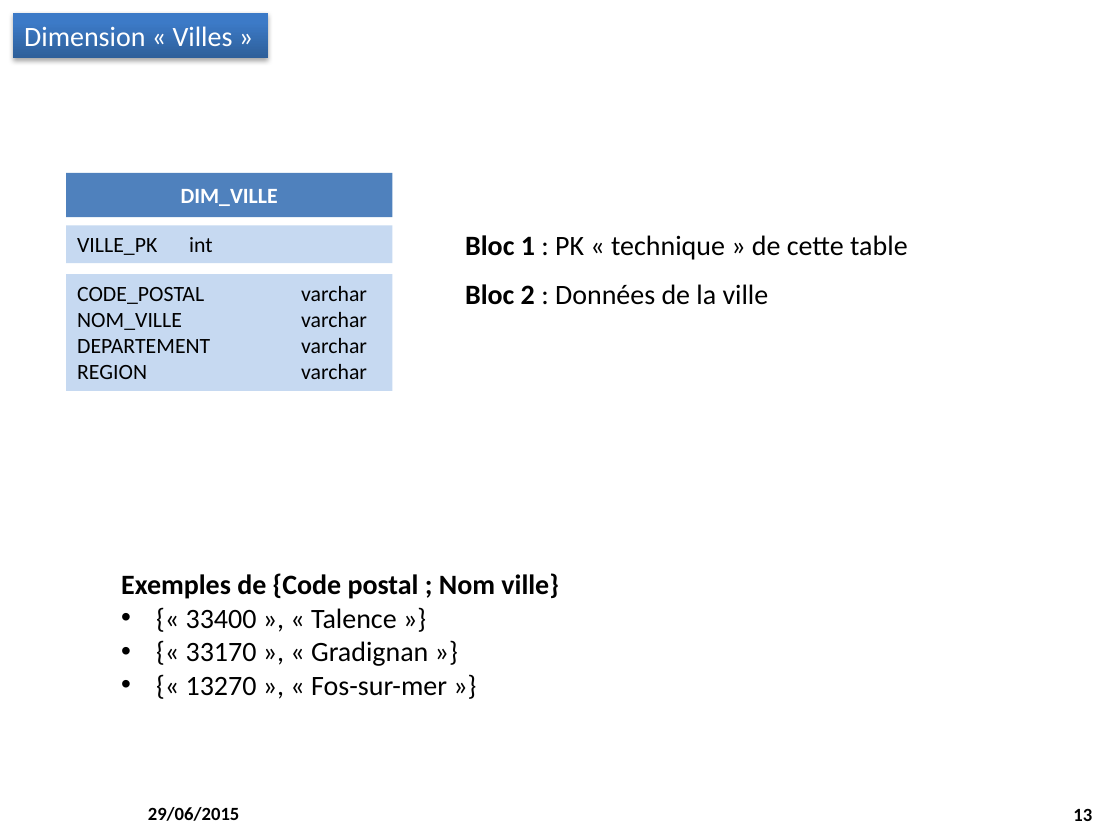
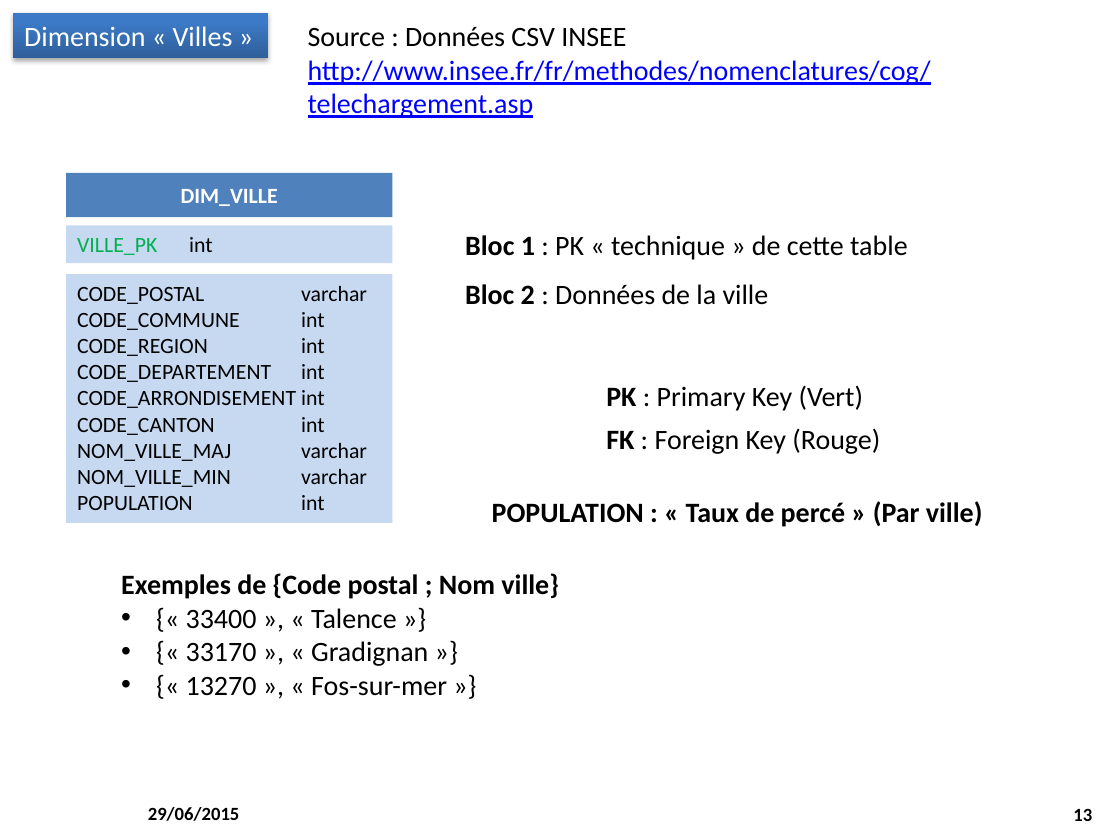
Before and after one commit to M2SIID-ODE/Projet_ODE, a slide deck: slide 13 of Documentation/3 - Documentation technique/Modelisation_EntrepotDeDonnées.pptx. Drawn at 1120x840 pixels with LibreOffice and Linux fonts; fonts in the diff are those of the drawing; background and template pictures are left out. Boxes give left, top, right and bottom in pixels: in the first picture for what was removed or moved away, otherwise in the second. Text is boxed around its words. In the diff, an @@ line names an element or a change of style, - is before the commit and + after.

```diff
--- a/Documentation/3 - Documentation technique/Modelisation_EntrepotDeDonnées.pptx
+++ b/Documentation/3 - Documentation technique/Modelisation_EntrepotDeDonnées.pptx
@@ text added at box(308, 27, 931, 118), 18 pt, text #0000FF, underline @@
+Source : Données CSV INSEE
+http://www.insee.fr/fr/methodes/nomenclatures/cog/telechargement.asp
@@ rectangle "VILLE_PK int" at box(66, 225, 392, 263): text colour #000000 to #00B050 in "VILLE_PK" @@
@@ rectangle "CODE_POSTAL varchar": place and size @@
-rectangle "CODE_POSTAL varchar" at box(66, 274, 392, 391)
+rectangle "CODE_POSTAL varchar" at box(66, 274, 392, 523)
@@ text in rectangle at box(77, 312, 367, 510): text changed @@
-NOM_VILLE varchar
-DEPARTEMENT varchar
-REGION varchar
+CODE_COMMUNE int
+CODE_REGION int
+CODE_DEPARTEMENT int
+CODE_ARRONDISEMENT int
+CODE_CANTON int
+NOM_VILLE_MAJ varchar
+NOM_VILLE_MIN varchar
+POPULATION int
@@ text added at box(606, 385, 880, 454), 18 pt, text #000000 @@
+PK : Primary Key (Vert)
+FK : Foreign Key (Rouge)
@@ text added at box(492, 501, 983, 527), 18 pt, text #000000, bold @@
+POPULATION : « Taux de percé » (Par ville)
```
Also in this commit, not shown: 9 other slides changed, 2 other files.
